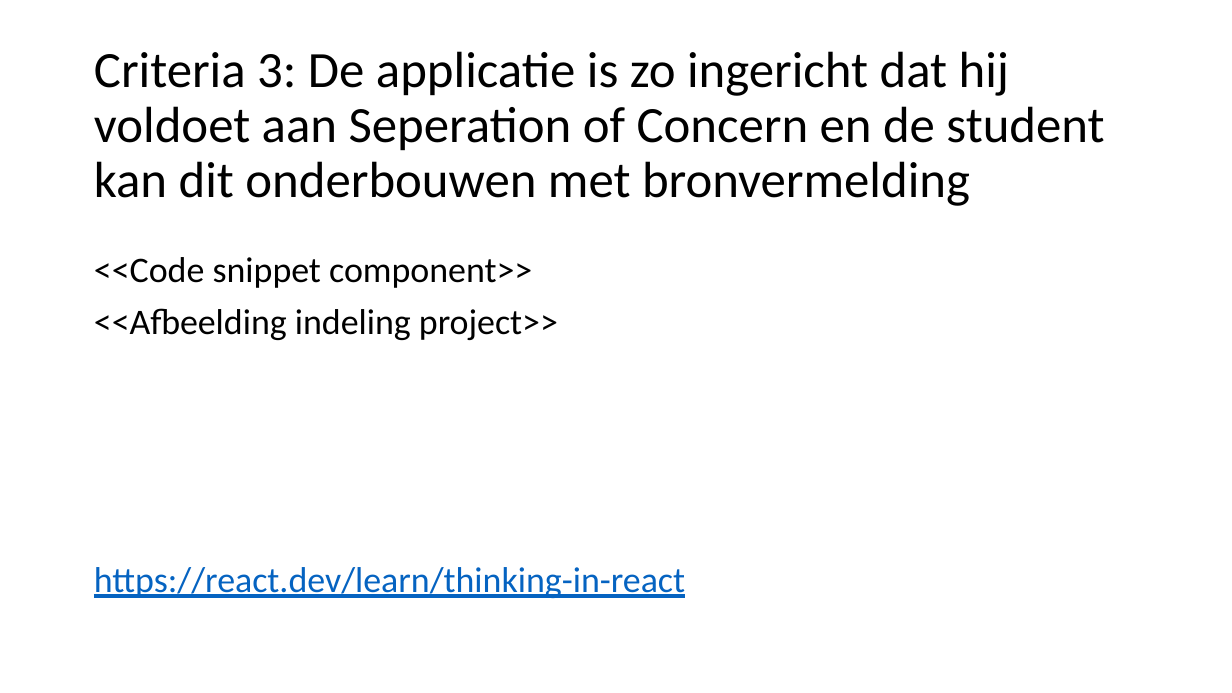
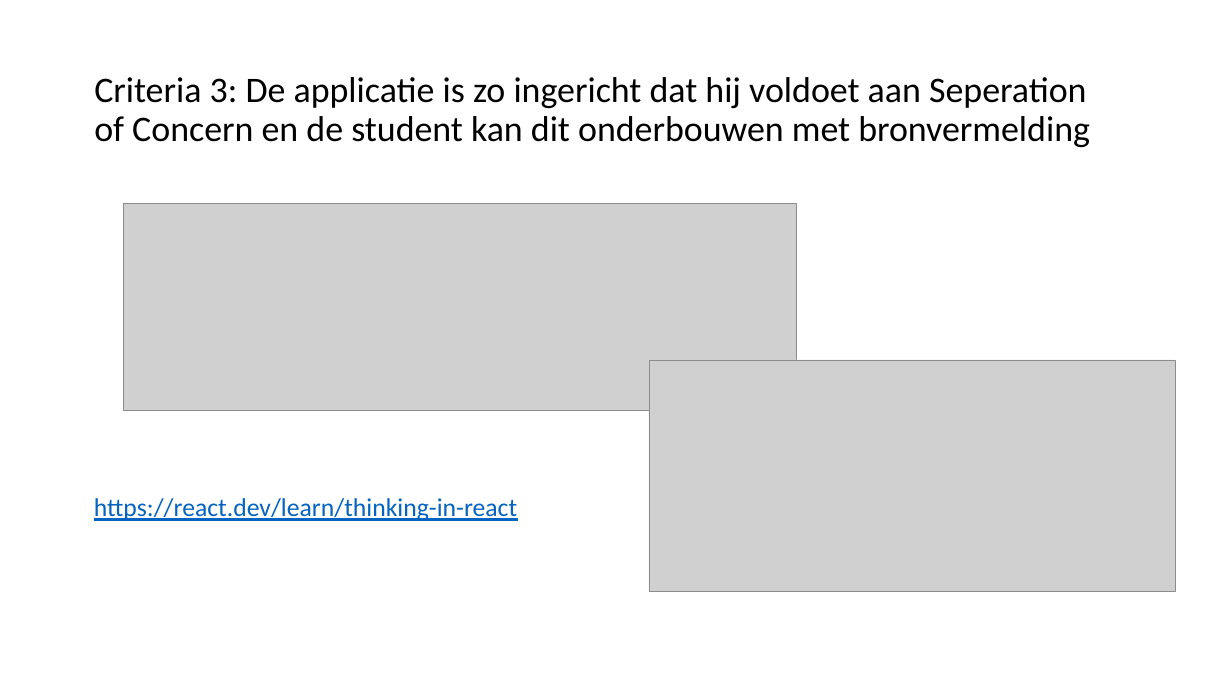
Before and after one commit to SSmits2404/jeroen-en-sander-adweb, a slide deck: slide 5 of Eindopdracht verdediging template.pptx. Drawn at 1232x693 pixels with LibreOffice and Linux fonts; fonts in the diff are those of the drawing; grey boxes stand for pictures. Boxes give left, top, right and bottom in pixels: in the first picture for what was removed or moved away, otherwise in the second. Text is boxed around its words. In the diff, an @@ line names an element or a change of style, - is before the commit and + after.

Commit message:
pp update

```diff
--- a/Eindopdracht verdediging template.pptx
+++ b/Eindopdracht verdediging template.pptx
@@ title "Criteria 3: De applicatie is ...": place and size @@
-title "Criteria 3: De applicatie is ..." at [94, 51, 1104, 206]
+title "Criteria 3: De applicatie is ..." at [94, 77, 1090, 147]
@@ title "Criteria 3: De applicatie is ..." at [94, 77, 1090, 147]: size 39.6 to 28 pt @@
@@ picture added at [124, 203, 797, 410] @@
@@ text "https://react.dev/learn/thinking-in-react" at [94, 498, 517, 521]: size 28 to 20 pt @@
@@ text at [94, 257, 558, 340]: paragraphs removed @@
-<<Code snippet component>>
-<<Afbeelding indeling project>>
@@ picture added at [649, 360, 1176, 592] @@
```
Also in this commit, not shown: 1 other slide changed, 1 slide added.
